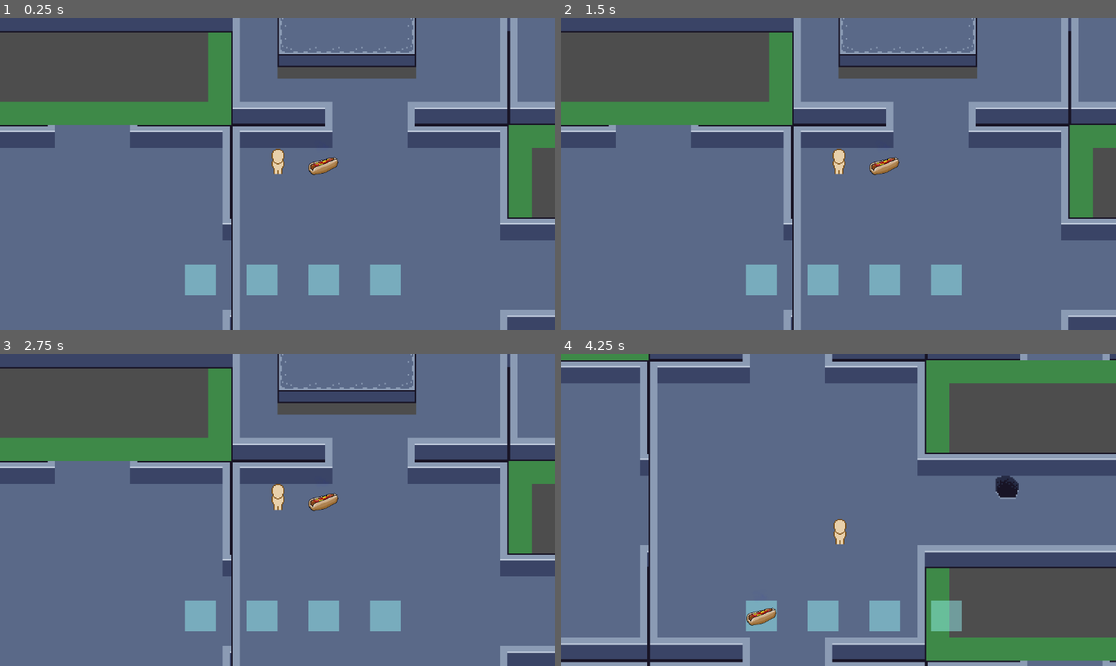
Above: before the commit, frames 1-4 (two rows, left to right).
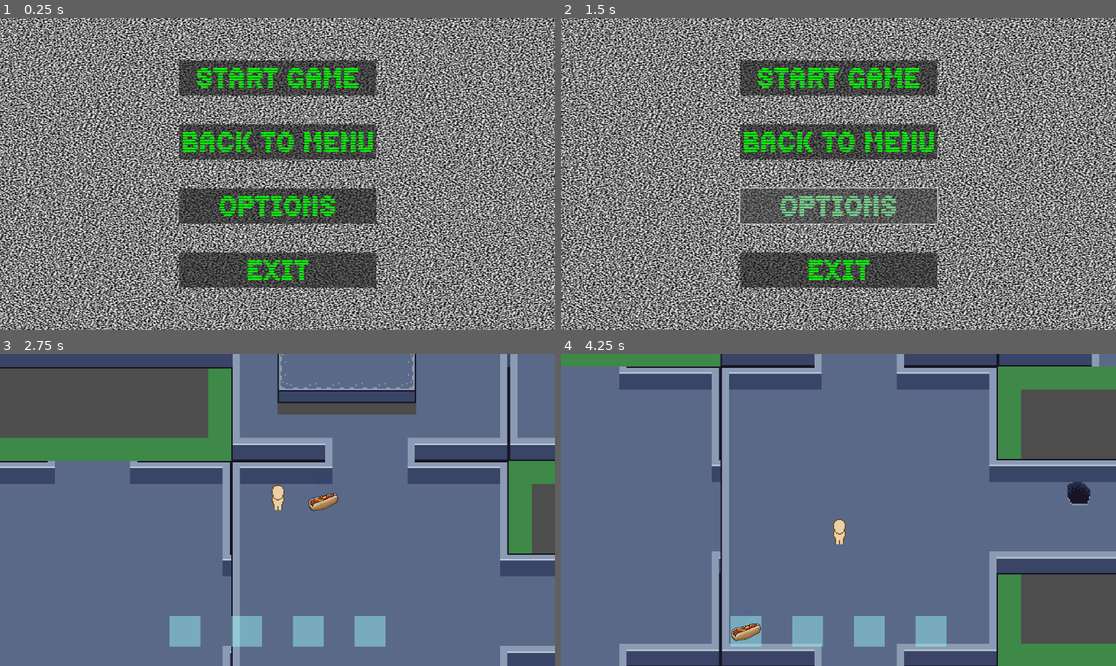
Above: after the commit, the same moments.

Repository: timo-bmgd/dungeon-raider
Game: Godot game, scene res://scenes/main_menu.tscn
Two runs of this game, one before a commit and one after it. Both use one fixed random seed, a clock stepped at 60 frames per second and the inputs below. Before the commit the project starts from res://scenes/game.tscn.
Inputs (mouse positions are in pixels of both pictures, inside the frame that each line leads up to):
- Up to frame 1 (0.25 s): no input
- Up to frame 2 (1.5 s): click (838, 142) at 0.5 s, where only the run after the commit has a clickable "BACK TO MENU"; click (838, 205) at 1.25 s, where only the run after the commit has a clickable "OPTIONS"
- Up to frame 3 (2.75 s): click (277, 413) at 2 s, where only the run after the commit has a clickable "START GAME"
- Up to frame 4 (4.25 s): tap Enter at 2.75 s; hold D (right) 2.78-3.53 s; hold Shift (sneak, bound only after the commit) 2.78-3.53 s; hold S (down) from 3.53 s (still down); tap Shift (sneak, bound only after the commit) at 3.6 s

The runs differ from the first frame. In frame 1, 96% of the frame differs, in the area x 0-100%, y 0-100%; in frame 2, 96%; in frame 3, 3.3%; in frame 4, 34%.

Commit message:
add main menu + ingame menu

Diff:
--- /dev/null
+++ b/main_menu.gd
@@ -0,0 +1,38 @@
+extends Control
+
+var progress = []
+var sceneName
+var scene_load_status = 0
+
+@onready var loading_status: Label = $"../LoadingStatus"
+
+var loading_scene = false
+
+func _process(delta):
+	if loading_scene:
+		scene_load_status = ResourceLoader.load_threaded_get_status(sceneName, progress)
+		loading_status.text = str(floor(progress[0]*100)) + "%"
+		if scene_load_status == ResourceLoader.THREAD_LOAD_LOADED:
+			var newScene = ResourceLoader.load_threaded_get(sceneName)
+			get_tree().change_scene_to_packed(newScene)
+			loading_scene = false
+
+func load_scene(scene_name: String):
+	loading_scene = true
+	sceneName = "res://scenes/%s.tscn" % scene_name
+	print(sceneName)
+	ResourceLoader.load_threaded_request(sceneName)
+
+func _on_start_game_pressed() -> void:
+	load_scene("game")
+
+func _on_options_pressed() -> void:
+	pass # Replace with function body.
+
+
+func _on_exit_pressed() -> void:
+	get_tree().quit()
+
+
+func _on_back_to_menu_pressed() -> void:
+	load_scene("main_menu")
--- a/project.godot
+++ b/project.godot
@@ -11,7 +11,7 @@
 [application]
 
 config/name="dungeon-raider"
-run/main_scene="uid://b75aajcjkg4mj"
+run/main_scene="uid://t7mygfmuxnn5"
 config/features=PackedStringArray("4.5", "GL Compatibility")
 config/icon="res://icon.svg"
 
@@ -42,6 +42,16 @@
 "events": [Object(InputEventKey,"resource_local_to_scene":false,"resource_name":"","device":-1,"window_id":0,"alt_press …(191 unchanged characters)…
 ]
 }
+sneak={
+"deadzone": 0.2,
+"events": [Object(InputEventKey,"resource_local_to_scene":false,"resource_name":"","device":-1,"window_id":0,"alt_pressed":false,"shift_pressed":false,"ctrl_pressed":false,"meta_pressed":false,"pressed":false,"keycode":0,"physical_keycode":4194325,"key_label":0,"unicode":0,"location":0,"echo":false,"script":null)
+]
+}
+menu={
+"deadzone": 0.2,
+"events": [Object(InputEventKey,"resource_local_to_scene":false,"resource_name":"","device":-1,"window_id":0,"alt_pressed":false,"shift_pressed":false,"ctrl_pressed":false,"meta_pressed":false,"pressed":false,"keycode":0,"physical_keycode":4194305,"key_label":0,"unicode":0,"location":0,"echo":false,"script":null)
+]
+}
 
 [rendering]
 
--- a/scenes/game.tscn
+++ b/scenes/game.tscn
@@ -1,34 +1,48 @@
-[gd_scene load_steps=8 format=4 uid="uid://b75aajcjkg4mj"]
+[gd_scene load_steps=9 format=4 uid="uid://b75aajcjkg4mj"]
 
-[ext_resource type="Script" uid="uid://dlb3hxyyyljge" path="res://scripts/game.gd" id="1_lnu2h"]
-[ext_resource type="PackedScene" uid="uid://di3fotwsmkky1" path="res://scenes/player.tscn" id="1_uwrxv"]
-[ext_resource type="PackedScene" path="res://scenes/levels.tscn" id="1_yqjtg"]
-[ext_resource type="Script" uid="uid://b3ye5gktvbhuj" path="res://scripts/game_manager.gd" id="2_p57ef"]
-[ext_resource type="PackedScene" uid="uid://i7drnkdrssvp" path="res://scenes/item.tscn" id="4_lbhrr"]
-[ext_resource type="PackedScene" uid="uid://bvpekn53kuron" path="res://scenes/ui.tscn" id="5_iywne"]
-[ext_resource type="Script" uid="uid://vbag1du7jjov" path="res://scripts/ui.gd" id="7_u5sy4"]
+[ext_resource type="Script" uid="uid://dlb3hxyyyljge" path="res://scripts/game.gd" id="1_xmnyv"]
+[ext_resource type="Script" uid="uid://b3ye5gktvbhuj" path="res://scripts/game_manager.gd" id="2_cx7qy"]
+[ext_resource type="PackedScene" uid="uid://ciyesxneh42s1" path="res://scenes/levels.tscn" id="3_uk881"]
+[ext_resource type="PackedScene" uid="uid://di3fotwsmkky1" path="res://scenes/player.tscn" id="4_r0gsk"]
+[ext_resource type="PackedScene" uid="uid://i7drnkdrssvp" path="res://scenes/item.tscn" id="5_oi2tv"]
+[ext_resource type="PackedScene" uid="uid://bvpekn53kuron" path="res://scenes/ui.tscn" id="6_6370d"]
+[ext_resource type="Script" uid="uid://vbag1du7jjov" path="res://scripts/ui.gd" id="7_fojqs"]
+[ext_resource type="PackedScene" uid="uid://cxktw3i3rbctq" path="res://scenes/main_menu_buttons.tscn" id="8_gee14"]
 
 [node name="Game" type="Node2D"]
-script = ExtResource("1_lnu2h")
+script = ExtResource("1_xmnyv")
 
 [node name="GameManager" type="Node" parent="."]
 unique_name_in_owner = true
-script = ExtResource("2_p57ef")
+script = ExtResource("2_cx7qy")
 
-[node name="Levels" parent="." instance=ExtResource("1_yqjtg")]
+[node name="Levels" parent="." instance=ExtResource("3_uk881")]
 scale = Vector2(3, 3)
 tile_map_data = PackedByteArray("AADo/9n/AAAAAAAAAADo/9r/AAAAAAMAAADo/9v/AAAAAAMAAADo/9z/AAAAAAMAAADo/93/AAAAAAMAAADo/9 …(18464 unchanged characters)…
 
-[node name="Player" parent="." instance=ExtResource("1_uwrxv")]
+[node name="Player" parent="." instance=ExtResource("4_r0gsk")]
 position = Vector2(96, 102)
 scale = Vector2(2, 2)
 
 [node name="Camera2D" type="Camera2D" parent="Player"]
 position_smoothing_enabled = true
 
-[node name="Item" parent="." instance=ExtResource("4_lbhrr")]
+[node name="Item" parent="." instance=ExtResource("5_oi2tv")]
 position = Vector2(191, 84)
 
-[node name="ui" parent="." instance=ExtResource("5_iywne")]
+[node name="ui" parent="." instance=ExtResource("6_6370d")]
 unique_name_in_owner = true
-script = ExtResource("7_u5sy4")
+script = ExtResource("7_fojqs")
+
+[node name="Panel" type="Panel" parent="ui"]
+visible = false
+anchors_preset = 15
+anchor_right = 1.0
+anchor_bottom = 1.0
+grow_horizontal = 2
+grow_vertical = 2
+size_flags_horizontal = 3
+size_flags_vertical = 3
+
+[node name="MainMenuButtons" parent="ui/Panel" instance=ExtResource("8_gee14")]
+layout_mode = 0
--- /dev/null
+++ b/scenes/main_menu.tscn
@@ -0,0 +1,83 @@
+[gd_scene load_steps=8 format=3 uid="uid://t7mygfmuxnn5"]
+
+[ext_resource type="PackedScene" uid="uid://cxktw3i3rbctq" path="res://scenes/main_menu_buttons.tscn" id="1_l6cm7"]
+
+[sub_resource type="FastNoiseLite" id="FastNoiseLite_vue75"]
+noise_type = 0
+seed = -3639
+frequency = 0.1629
+fractal_octaves = 1
+fractal_lacunarity = 2.42
+fractal_gain = 0.62
+fractal_weighted_strength = 0.08
+
+[sub_resource type="NoiseTexture2D" id="NoiseTexture2D_vue75"]
+width = 1024
+height = 1024
+generate_mipmaps = false
+noise = SubResource("FastNoiseLite_vue75")
+
+[sub_resource type="StyleBoxTexture" id="StyleBoxTexture_l6cm7"]
+texture = SubResource("NoiseTexture2D_vue75")
+
+[sub_resource type="Animation" id="Animation_ekxnf"]
+resource_name = "noise_panel"
+length = 60.0
+tracks/0/type = "value"
+tracks/0/imported = false
+tracks/0/enabled = true
+tracks/0/path = NodePath(".:theme_override_styles/panel")
+tracks/0/interp = 1
+tracks/0/loop_wrap = true
+tracks/0/keys = {
+"times": PackedFloat32Array(-0.27),
+"transitions": PackedFloat32Array(1),
+"update": 1,
+"values": [SubResource("StyleBoxTexture_l6cm7")]
+}
+
+[sub_resource type="Animation" id="Animation_bqqt6"]
+length = 0.001
+tracks/0/type = "value"
+tracks/0/imported = false
+tracks/0/enabled = true
+tracks/0/path = NodePath(".:theme_override_styles/panel")
+tracks/0/interp = 1
+tracks/0/loop_wrap = true
+tracks/0/keys = {
+"times": PackedFloat32Array(0),
+"transitions": PackedFloat32Array(1),
+"update": 1,
+"values": [SubResource("StyleBoxTexture_l6cm7")]
+}
+
+[sub_resource type="AnimationLibrary" id="AnimationLibrary_wu84c"]
+_data = {
+&"RESET": SubResource("Animation_bqqt6"),
+&"noise_panel": SubResource("Animation_ekxnf")
+}
+
+[node name="MainMenu" type="Control"]
+layout_mode = 3
+anchors_preset = 15
+anchor_right = 1.0
+anchor_bottom = 1.0
+grow_horizontal = 2
+grow_vertical = 2
+
+[node name="Panel" type="Panel" parent="."]
+layout_mode = 1
+anchors_preset = 15
+anchor_right = 1.0
+anchor_bottom = 1.0
+grow_horizontal = 2
+grow_vertical = 2
+theme_override_styles/panel = SubResource("StyleBoxTexture_l6cm7")
+
+[node name="AnimationPlayer" type="AnimationPlayer" parent="Panel"]
+libraries = {
+&"": SubResource("AnimationLibrary_wu84c")
+}
+autoplay = "noise_panel"
+
+[node name="MainMenuButtons" parent="." instance=ExtResource("1_l6cm7")]
--- /dev/null
+++ b/scenes/main_menu_buttons.tscn
@@ -0,0 +1,119 @@
+[gd_scene load_steps=3 format=3 uid="uid://cxktw3i3rbctq"]
+
+[ext_resource type="Script" uid="uid://c7c7ut0csgjg2" path="res://main_menu.gd" id="1_7xvvk"]
+[ext_resource type="FontFile" uid="uid://cspj4nll68qpc" path="res://assets/fonts/DS-TERM.TTF" id="2_xub87"]
+
+[node name="Control" type="Control"]
+layout_mode = 3
+anchors_preset = 0
+offset_right = 40.0
+offset_bottom = 40.0
+
+[node name="BoxContainer" type="VBoxContainer" parent="."]
+layout_mode = 1
+anchors_preset = 8
+anchor_left = 0.5
+anchor_top = 0.5
+anchor_right = 0.5
+anchor_bottom = 0.5
+offset_left = 351.5
+offset_top = 68.0
+offset_right = 760.5
+offset_bottom = 540.0
+grow_horizontal = 2
+grow_vertical = 2
+theme_override_constants/separation = 60
+script = ExtResource("1_7xvvk")
+
+[node name="StartGame" type="Button" parent="BoxContainer"]
+layout_mode = 2
+size_flags_vertical = 3
+theme_override_colors/font_color = Color(0, 1, 0, 1)
+theme_override_colors/font_focus_color = Color(0, 1, 0, 1)
+theme_override_colors/font_pressed_color = Color(0.7202484, 0.95871407, 0.67331564, 1)
+theme_override_colors/font_hover_color = Color(0.4610172, 0.8664789, 0.5559188, 1)
+theme_override_colors/font_hover_pressed_color = Color(0, 1, 0, 1)
+theme_override_colors/font_disabled_color = Color(0, 1, 0, 1)
+theme_override_colors/font_outline_color = Color(1.0889582e-06, 0.36033097, 4.813075e-08, 1)
+theme_override_colors/icon_normal_color = Color(0, 1, 0, 1)
+theme_override_colors/icon_focus_color = Color(0, 1, 0, 1)
+theme_override_colors/icon_pressed_color = Color(0.60806066, 0.7931982, 0.37756765, 1)
+theme_override_colors/icon_hover_color = Color(0, 1, 0, 1)
+theme_override_colors/icon_hover_pressed_color = Color(0, 1, 0, 1)
+theme_override_colors/icon_disabled_color = Color(0, 1, 0, 1)
+theme_override_fonts/font = ExtResource("2_xub87")
+theme_override_font_sizes/font_size = 64
+text = "START GAME"
+
+[node name="BackToMenu" type="Button" parent="BoxContainer"]
+layout_mode = 2
+size_flags_vertical = 3
+theme_override_colors/font_color = Color(0, 1, 0, 1)
+theme_override_colors/font_focus_color = Color(0, 1, 0, 1)
+theme_override_colors/font_pressed_color = Color(0.7202484, 0.95871407, 0.67331564, 1)
+theme_override_colors/font_hover_color = Color(0.4610172, 0.8664789, 0.5559188, 1)
+theme_override_colors/font_hover_pressed_color = Color(0, 1, 0, 1)
+theme_override_colors/font_disabled_color = Color(0, 1, 0, 1)
+theme_override_colors/font_outline_color = Color(1.0889582e-06, 0.36033097, 4.813075e-08, 1)
+theme_override_colors/icon_normal_color = Color(0, 1, 0, 1)
+theme_override_colors/icon_focus_color = Color(0, 1, 0, 1)
+theme_override_colors/icon_pressed_color = Color(0.60806066, 0.7931982, 0.37756765, 1)
+theme_override_colors/icon_hover_color = Color(0, 1, 0, 1)
+theme_override_colors/icon_hover_pressed_color = Color(0, 1, 0, 1)
+theme_override_colors/icon_disabled_color = Color(0, 1, 0, 1)
+theme_override_fonts/font = ExtResource("2_xub87")
+theme_override_font_sizes/font_size = 64
+text = "BACK TO MENU"
+
+[node name="Options" type="Button" parent="BoxContainer"]
+layout_mode = 2
+size_flags_vertical = 3
+theme_override_colors/font_color = Color(0, 1, 0, 1)
+theme_override_colors/font_focus_color = Color(0, 1, 0, 1)
+theme_override_colors/font_pressed_color = Color(0.7202484, 0.95871407, 0.67331564, 1)
+theme_override_colors/font_hover_color = Color(0.4610172, 0.8664789, 0.5559188, 1)
+theme_override_colors/font_hover_pressed_color = Color(0, 1, 0, 1)
+theme_override_colors/font_disabled_color = Color(0, 1, 0, 1)
+theme_override_colors/font_outline_color = Color(1.0889582e-06, 0.36033097, 4.813075e-08, 1)
+theme_override_colors/icon_normal_color = Color(0, 1, 0, 1)
+theme_override_colors/icon_focus_color = Color(0, 1, 0, 1)
+theme_override_colors/icon_pressed_color = Color(0.60806066, 0.7931982, 0.37756765, 1)
+theme_override_colors/icon_hover_color = Color(0, 1, 0, 1)
+theme_override_colors/icon_hover_pressed_color = Color(0, 1, 0, 1)
+theme_override_colors/icon_disabled_color = Color(0, 1, 0, 1)
+theme_override_fonts/font = ExtResource("2_xub87")
+theme_override_font_sizes/font_size = 64
+text = "OPTIONS"
+
+[node name="Exit" type="Button" parent="BoxContainer"]
+layout_mode = 2
+size_flags_vertical = 3
+theme_override_colors/font_color = Color(0, 1, 0, 1)
+theme_override_colors/font_focus_color = Color(0, 1, 0, 1)
+theme_override_colors/font_pressed_color = Color(0.7202484, 0.95871407, 0.67331564, 1)
+theme_override_colors/font_hover_color = Color(0.4610172, 0.8664789, 0.5559188, 1)
+theme_override_colors/font_hover_pressed_color = Color(0, 1, 0, 1)
+theme_override_colors/font_disabled_color = Color(0, 1, 0, 1)
+theme_override_colors/font_outline_color = Color(1.0889582e-06, 0.36033097, 4.813075e-08, 1)
+theme_override_colors/icon_normal_color = Color(0, 1, 0, 1)
+theme_override_colors/icon_focus_color = Color(0, 1, 0, 1)
+theme_override_colors/icon_pressed_color = Color(0.60806066, 0.7931982, 0.37756765, 1)
+theme_override_colors/icon_hover_color = Color(0, 1, 0, 1)
+theme_override_colors/icon_hover_pressed_color = Color(0, 1, 0, 1)
+theme_override_colors/icon_disabled_color = Color(0, 1, 0, 1)
+theme_override_fonts/font = ExtResource("2_xub87")
+theme_override_font_sizes/font_size = 64
+text = "EXIT"
+
+[node name="LoadingStatus" type="Label" parent="."]
+layout_mode = 0
+offset_left = 402.0
+offset_top = 37.0
+offset_right = 750.0
+offset_bottom = 212.0
+theme_override_colors/font_color = Color(0.31492648, 0.57654786, 0.18867895, 1)
+theme_override_font_sizes/font_size = 128
+
+[connection signal="pressed" from="BoxContainer/StartGame" to="BoxContainer" method="_on_start_game_pressed"]
+[connection signal="pressed" from="BoxContainer/BackToMenu" to="BoxContainer" method="_on_back_to_menu_pressed"]
+[connection signal="pressed" from="BoxContainer/Exit" to="BoxContainer" method="_on_exit_pressed"]
--- /dev/null
+++ b/scenes/menu.tscn
@@ -0,0 +1,74 @@
+[gd_scene format=3 uid="uid://dn6rkok7g00b7"]
+
+[node name="Ingame-Menu" type="Control"]
+layout_mode = 3
+anchors_preset = 15
+anchor_right = 1.0
+anchor_bottom = 1.0
+grow_horizontal = 2
+grow_vertical = 2
+
+[node name="CanvasLayer" type="CanvasLayer" parent="."]
+
+[node name="Panel" type="Panel" parent="CanvasLayer"]
+custom_minimum_size = Vector2(200, 300)
+anchors_preset = 8
+anchor_left = 0.5
+anchor_top = 0.5
+anchor_right = 0.5
+anchor_bottom = 0.5
+offset_left = -100.0
+offset_top = -150.0
+offset_right = 100.0
+offset_bottom = 150.0
+grow_horizontal = 2
+grow_vertical = 2
+scale = Vector2(1.0028819, 1)
+
+[node name="Button" type="Button" parent="CanvasLayer/Panel"]
+layout_mode = 1
+anchors_preset = 8
+anchor_left = 0.5
+anchor_top = 0.5
+anchor_right = 0.5
+anchor_bottom = 0.5
+offset_left = -57.5
+offset_top = -15.5
+offset_right = 57.5
+offset_bottom = 15.5
+grow_horizontal = 2
+grow_vertical = 2
+scale = Vector2(0.99795705, 1)
+text = "Back to Game"
+
+[node name="Button2" type="Button" parent="CanvasLayer/Panel"]
+layout_mode = 1
+anchors_preset = 8
+anchor_left = 0.5
+anchor_top = 0.5
+anchor_right = 0.5
+anchor_bottom = 0.5
+offset_left = -48.782837
+offset_top = -98.72064
+offset_right = 47.217163
+offset_bottom = -67.72064
+grow_horizontal = 2
+grow_vertical = 2
+scale = Vector2(1, 1.0056596)
+text = "Main Menu
+"
+
+[node name="Button3" type="Button" parent="CanvasLayer/Panel"]
+layout_mode = 1
+anchors_preset = 8
+anchor_left = 0.5
+anchor_top = 0.5
+anchor_right = 0.5
+anchor_bottom = 0.5
+offset_left = -64.65252
+offset_top = 73.07086
+offset_right = 67.0011
+offset_bottom = 105.14691
+grow_horizontal = 2
+grow_vertical = 2
+text = "Quit to Desktop"
--- a/scenes/ui.tscn
+++ b/scenes/ui.tscn
@@ -3,29 +3,57 @@
 [node name="CanvasLayer" type="CanvasLayer"]
 
 [node name="place_holder1" type="ColorRect" parent="."]
-offset_left = 384.0
-offset_top = 512.0
-offset_right = 448.0
-offset_bottom = 576.0
+anchors_preset = 7
+anchor_left = 0.5
+anchor_top = 1.0
+anchor_right = 0.5
+anchor_bottom = 1.0
+offset_left = -224.0
+offset_top = -104.0
+offset_right = -160.0
+offset_bottom = -40.0
+grow_horizontal = 2
+grow_vertical = 0
 color = Color(0.6133005, 1.2878051, 1.3450744, 0.44705883)
 
 [node name="place_holder2" type="ColorRect" parent="."]
-offset_left = 512.0
-offset_top = 512.0
-offset_right = 576.0
-offset_bottom = 576.0
+anchors_preset = 7
+anchor_left = 0.5
+anchor_top = 1.0
+anchor_right = 0.5
+anchor_bottom = 1.0
+offset_left = -96.0
+offset_top = -104.0
+offset_right = -32.0
+offset_bottom = -40.0
+grow_horizontal = 2
+grow_vertical = 0
 color = Color(0.6133005, 1.2878051, 1.3450744, 0.44705883)
 
 [node name="place_holder3" type="ColorRect" parent="."]
-offset_left = 640.0
-offset_top = 512.0
-offset_right = 704.0
-offset_bottom = 576.0
+anchors_preset = 7
+anchor_left = 0.5
+anchor_top = 1.0
+anchor_right = 0.5
+anchor_bottom = 1.0
+offset_left = 32.0
+offset_top = -104.0
+offset_right = 96.0
+offset_bottom = -40.0
+grow_horizontal = 2
+grow_vertical = 0
 color = Color(0.6133005, 1.2878051, 1.3450744, 0.44705883)
 
 [node name="place_holder4" type="ColorRect" parent="."]
-offset_left = 768.0
-offset_top = 512.0
-offset_right = 832.0
-offset_bottom = 576.0
+anchors_preset = 7
+anchor_left = 0.5
+anchor_top = 1.0
+anchor_right = 0.5
+anchor_bottom = 1.0
+offset_left = 160.0
+offset_top = -104.0
+offset_right = 224.0
+offset_bottom = -40.0
+grow_horizontal = 2
+grow_vertical = 0
 color = Color(0.6133005, 1.2878051, 1.3450744, 0.44705883)
--- a/scripts/player_character.gd
+++ b/scripts/player_character.gd
@@ -1,13 +1,21 @@
 extends CharacterBody2D
-@export var player_speed = 400
+@export var run_speed = 400
+@export var sneak_speed = 200
 
 func _process(delta):
 	var direction = Vector2(
 		Input.get_action_strength("right") - Input.get_action_strength("left"),
 		Input.get_action_strength("down") - Input.get_action_strength("up")
 	)
+	var sneak = Input.get_action_strength("sneak")
+
 	direction = direction.normalized()
 
-	velocity = direction * player_speed
+	if(sneak == 0):
+		velocity = direction * run_speed
+	else:
+		velocity = direction * sneak_speed
+
+
 
 	move_and_slide()
--- a/scripts/ui.gd
+++ b/scripts/ui.gd
@@ -1,6 +1,12 @@
 extends CanvasLayer
 
 @onready var place_holder_1: ColorRect = $place_holder1
+@onready var panel: Panel = $Panel
+
+
+func _process(delta):
+	if Input.is_action_just_pressed("menu"):
+		panel.visible = !panel.visible
 
 
 func add_item(item):
Binary file added: assets/fonts/DS-TERM.TTF
Not shown, added: assets/fonts/DS-TERM.TTF.import
Not shown, added: assets/fonts/TERMINAL.TXT
Not shown, added: main_menu.gd.uid
